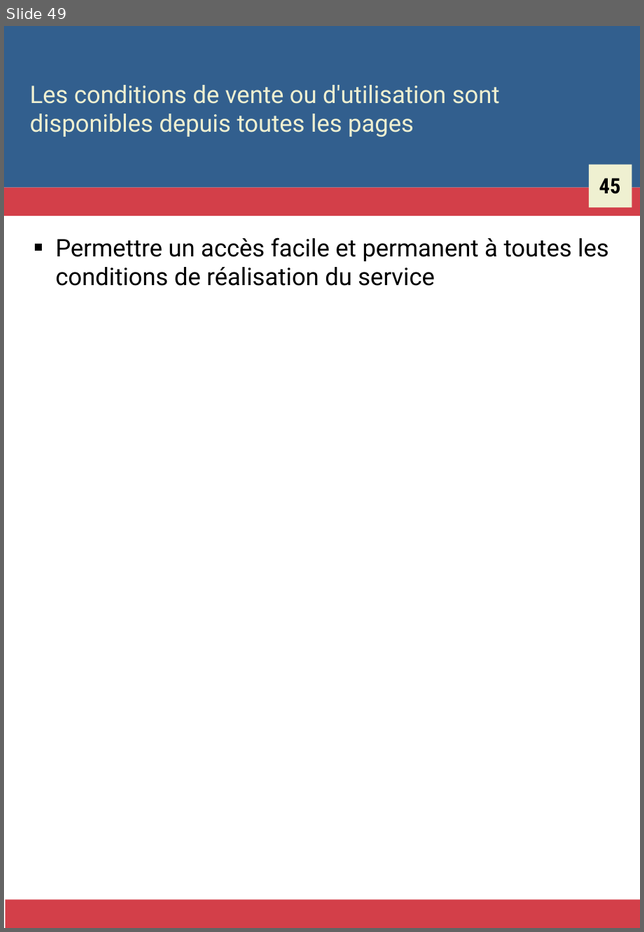
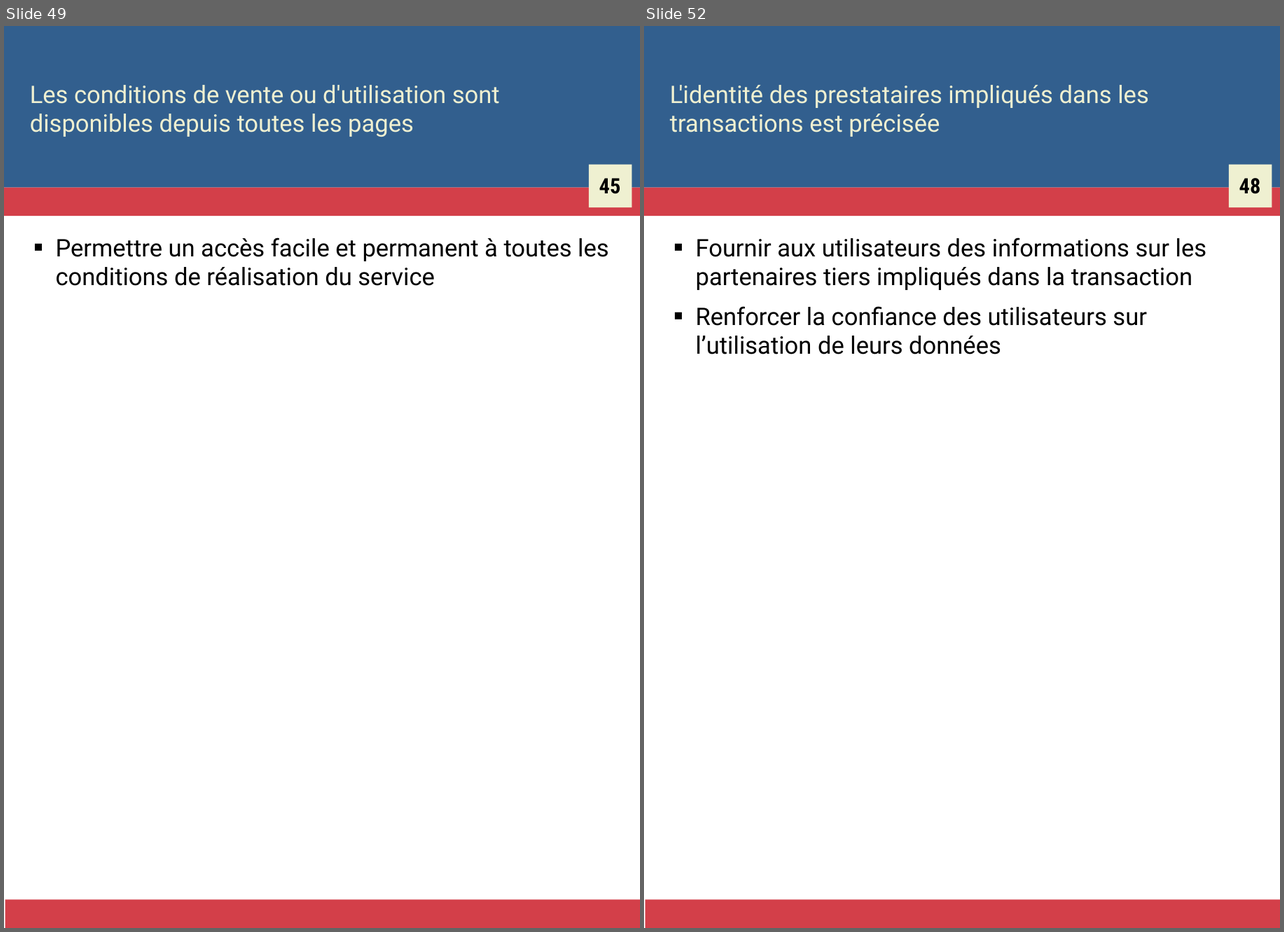
Before and after one commit to Zigazou/bonnes-pratiques-illustrees, a slide deck: bonnes-pratiques.odp. Shown side by side, each under a label of ours: slide 49 before the commit, slides 49 and 52 after it; the slides between them are not shown. The pictures are 644x932 and 1284x932 pixels, drawn with LibreOffice and Linux fonts; fonts in the diff are those of the drawing. Boxes give left, top, right and bottom in pixels: in the first picture for what was removed or moved away, otherwise in the second. Text is boxed around its words. In the diff, an @@ line names an element or a change of style, - is before the commit and + after.

```diff
--- a/bonnes-pratiques.odp
+++ b/bonnes-pratiques.odp
@@ slide 52 added at [644, 26, 1280, 928], background #FFFFFF; not listed: 4 template elements that a slide beside it also shows @@
@@ title added at [670, 85, 1149, 137], 16 pt, text #EFF0D1 @@
+L'identité des prestataires impliqués dans les transactions est précisée
@@ text added at [1239, 178, 1261, 194], 14 pt, text #000000, bold @@
+48
@@ text added at [696, 237, 1207, 354], 16 pt, text #000000 @@
+■ Fournir aux utilisateurs des informations sur les partenaires tiers impliqués dans la transaction
+■ Renforcer la confiance des utilisateurs sur l’utilisation de leurs données
```
Also in this commit, not shown: 16 other slides added, 1 other file.
